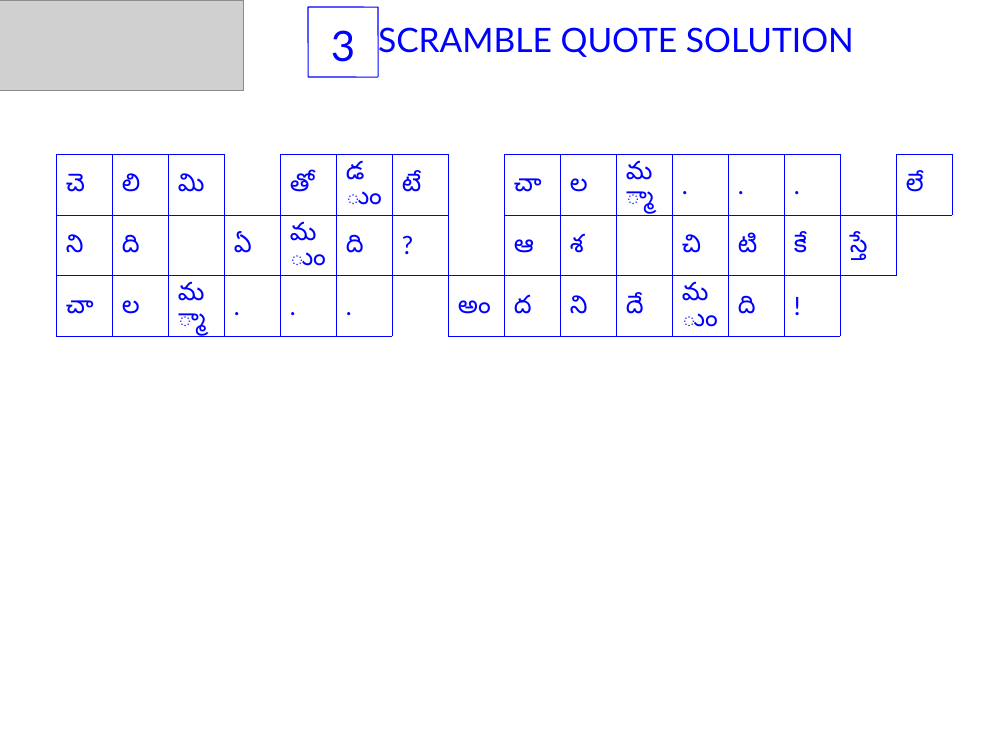
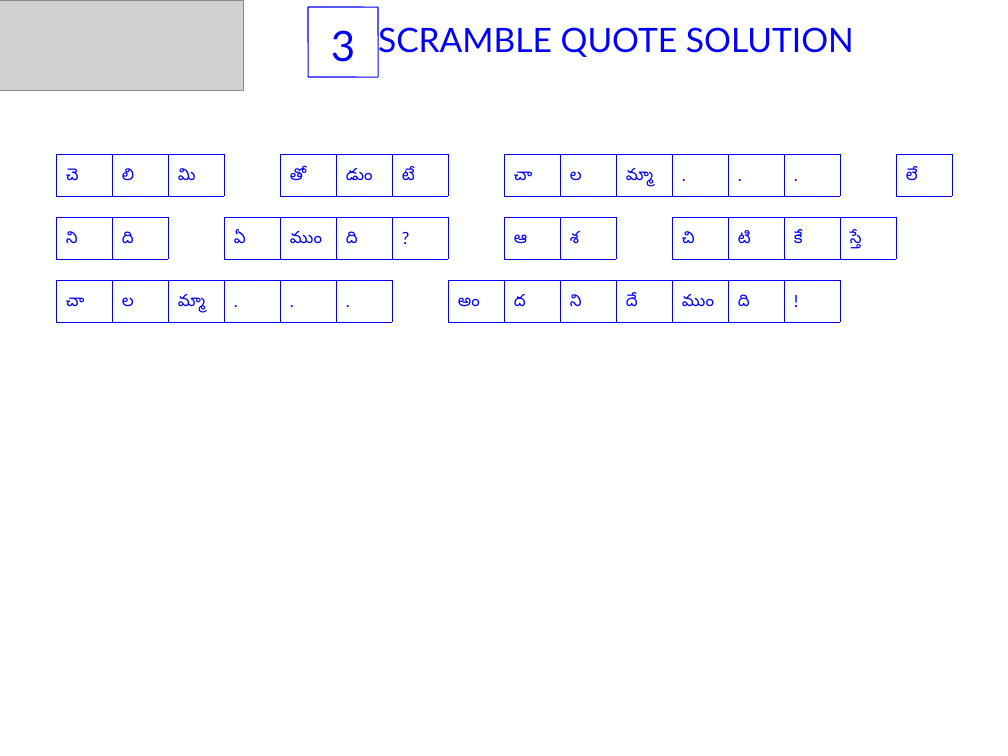
Before and after one commit to sjasthi/auto_quotes_java, a slide deck: slide 8 of Puzzles.ppt. Drawn at 1008x756 pixels with LibreOffice and Linux fonts; fonts in the diff are those of the drawing; grey boxes stand for pictures. Boxes give left, top, right and bottom in pixels: in the first picture for what was removed or moved away, otherwise in the second. Text is boxed around its words. In the diff, an @@ line names an element or a change of style, - is before the commit and + after.

```diff
--- a/Puzzles.ppt
+++ b/Puzzles.ppt
@@ table added at [56,154,960,317], 1 rows, 16 columns @@
+చె | లి | మి |  | తో | డుం | టే |  | చా | ల | మ్మా | . | . | . |  | లే
@@ table at [56,217,960,259] @@
-row 1: చె | లి | మి |  | తో | డుం | టే |  | చా | ల | మ్మా | . | . | . |  | లే
-row 3: చా | ల | మ్మా | . | . | . |  | అం | ద | ని | దే | ముం | ది | ! |  | 
@@ table: place and size @@
-table at [56,154,960,341]
+table at [56,217,960,259]
@@ table added at [56,280,960,323], 1 rows, 16 columns @@
+చా | ల | మ్మా | . | . | . |  | అం | ద | ని | దే | ముం | ది | ! |  | 
```
Also in this commit, not shown: 9 other slides changed, 20 other files.
